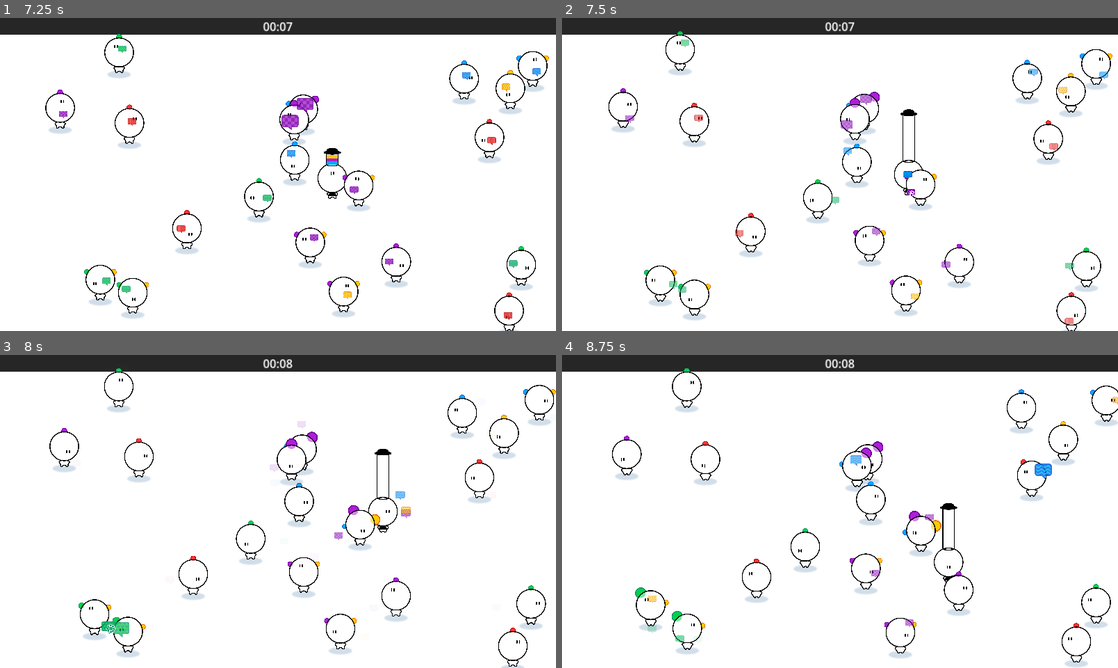
Above: before the commit, frames 1-4 (two rows, left to right).
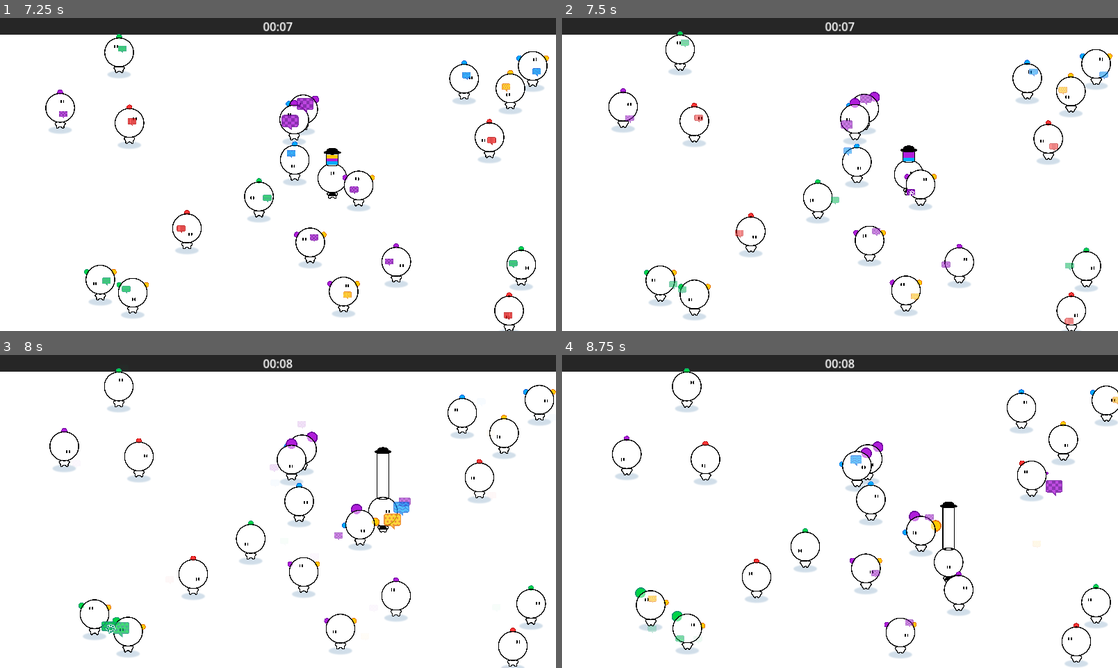
Above: after the commit, the same moments.

Repository: haihala/mankind-knew
Game: Godot game, scene res://world.tscn
Two runs of this game, one before a commit and one after it. Both use one fixed random seed, a clock stepped at 60 frames per second and the inputs below.
Inputs:
- Up to frame 1 (7.25 s): hold D (move_right) 0.53-1.28 s; hold S (move_down) 1.28-2.03 s; hold D (move_right) 2.03-2.78 s; hold W (move_up) 2.78-3.53 s; hold A (move_left) 3.53-5.03 s; hold S (move_down) 5.03-5.78 s; hold D (move_right) 5.78-6.53 s; hold W (move_up) from 6.53 s (still down)
- Up to frame 2 (7.5 s): release W (move_up) at 7.28 s; hold D (move_right) from 7.28 s (still down)
- Up to frame 3 (8 s): keep holding D (move_right)
- Up to frame 4 (8.75 s): release D (move_right) at 8.03 s; hold S (move_down) from 8.03 s (still down)

Frame 1 is identical in both runs. In frame 2, 0.2% of the frame differs, in the area x 60-64%, y 29-52%; in frame 3, 0.4%, in the area x 61-74%, y 29-56%; in frame 4, 0.3%.

Commit message:
Serial release of player beliefs

Diff:
--- a/godot-project/player.gd
+++ b/godot-project/player.gd
@@ -18,6 +18,7 @@
 
 var hat_offset: Vector2
 var hat_height = 1
+var releasing = false
 
 func _ready() -> void:
 	hat_offset = $HatShaft.position
@@ -40,7 +41,7 @@
 
 	hat_height -= delta * hat_fall_speed
 	if total_belief > hat_height:
-		release()
+		releasing = true
 
 	visualize_hat()
 	move_eyes()
@@ -62,32 +63,42 @@
 
 
 func release() -> void:
-	while not beliefs.is_empty():
-		var projectile = projectile_scene.instantiate()
-		projectile.rotation = randf()*spread - spread/2 + last_direction.angle()
-		projectile.creator = self
-		projectile.position = position
-		projectile.extra_velocity = velocity
+	if not releasing:
+		return
 
-		# Get a random belief
-		var rand_belief = randf() * total_belief
-		for belief in beliefs:
-			var amount = beliefs[belief]
-			if rand_belief < amount:
-				projectile.belief = belief
-				projectile.speed *= projectile_speed_multiplier
+	if beliefs.is_empty():
+		hat_height = 1
+		releasing = false
+	else:
+		shoot()
 
-				if amount <= Projectile.size:
-					total_belief -= beliefs[belief]
-					beliefs.erase(belief)
-				else:
-					beliefs[belief] -= Projectile.size
-					total_belief -= Projectile.size
-				break
-			rand_belief -= amount
+func shoot() -> void:
+	var projectile = projectile_scene.instantiate()
+	projectile.rotation = randf()*spread - spread/2 + last_direction.angle()
+	projectile.creator = self
+	projectile.position = position
+	projectile.extra_velocity = velocity
 
-		get_parent().add_child(projectile)
-	hat_height = 1
+	# Get a random belief
+	var rand_belief = randf() * total_belief
+	for belief in beliefs:
+		var amount = beliefs[belief]
+		if rand_belief < amount:
+			projectile.belief = belief
+			projectile.speed *= projectile_speed_multiplier
+
+			if amount <= Projectile.size:
+				total_belief -= beliefs[belief]
+				beliefs.erase(belief)
+			else:
+				beliefs[belief] -= Projectile.size
+				total_belief -= Projectile.size
+			hat_height = total_belief
+			break
+		rand_belief -= amount
+
+	get_parent().add_child(projectile)
+
 func influence(belief: NPC.Belief, amount: float = 0.2/hat_capacity) -> void:
 	beliefs[belief] = beliefs.get(belief, 0) + amount
 	total_belief += amount
--- a/godot-project/player.tscn
+++ b/godot-project/player.tscn
@@ -83,3 +83,9 @@
 position = Vector2(22, 9)
 scale = Vector2(0.08, 0.08)
 texture = ExtResource("7_pls7t")
+
+[node name="ReleaseTimer" type="Timer" parent="."]
+wait_time = 0.1
+autostart = true
+
+[connection signal="timeout" from="ReleaseTimer" to="." method="release"]
